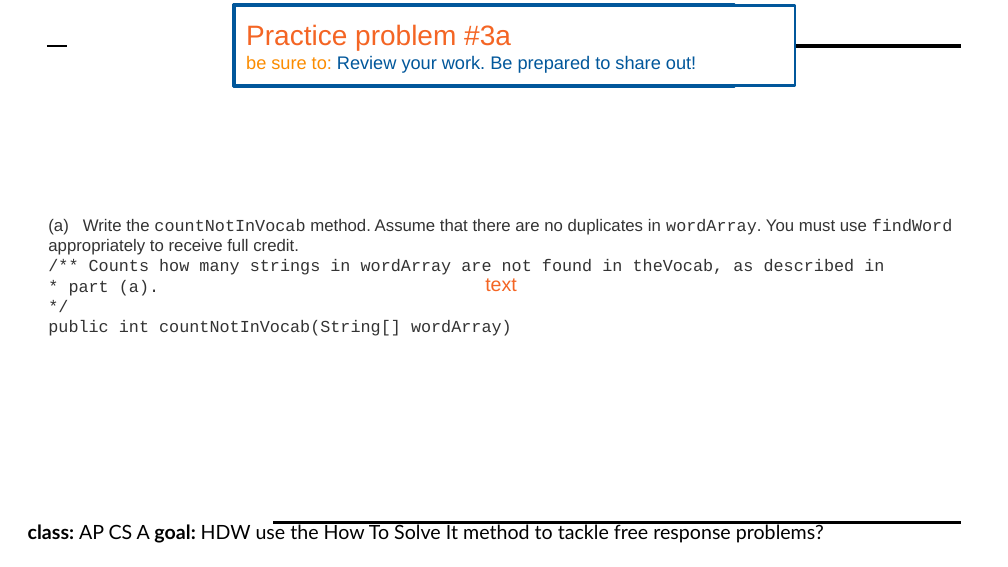
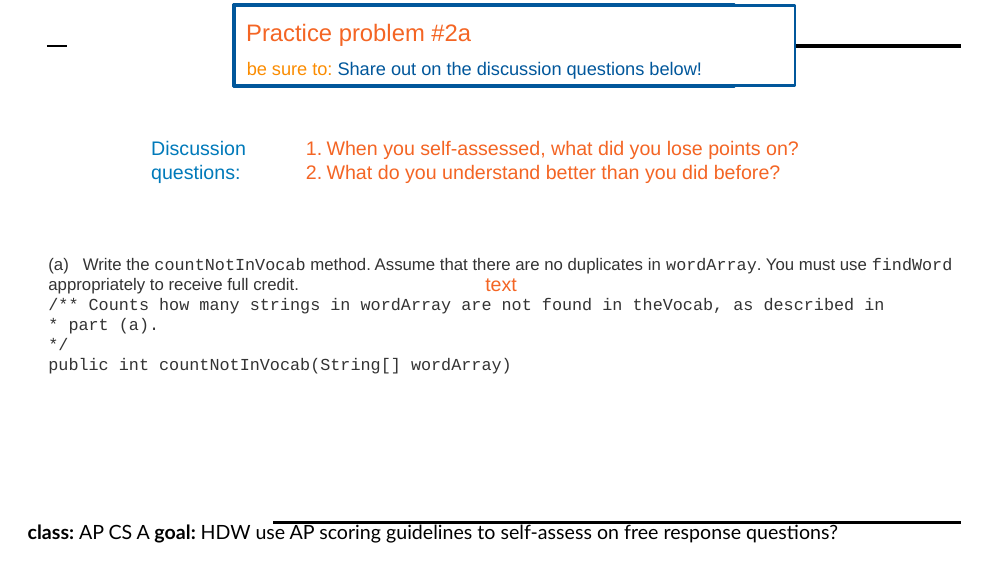
Before and after one commit to cobrien87/work, a slide deck: slide 8 of old/apcsa_3_2.pptx (slide 7 before the commit). Drawn at 1008x567 pixels with LibreOffice and Linux fonts; fonts in the diff are those of the drawing; background and template pictures are left out. Boxes give left, top, right and bottom in pixels: in the first picture for what was removed or moved away, otherwise in the second. Text is boxed around its words. In the diff, an @@ line names an element or a change of style, - is before the commit and + after.

```diff
--- a/old/apcsa_3_2.pptx
+++ b/old/apcsa_3_2.pptx
@@ text at <box>246,23,471,46</box>: text changed; size 13 to 17 pt; text colour #01579B to #F46524 @@
-Practice problem #3a
-be sure to: Review your work. Be prepared to share out!
+Practice problem #2a
@@ text added at <box>247,61,702,79</box>, 13 pt, text #01579B @@
+be sure to: Share out on the discussion questions below!
@@ text added at <box>151,140,246,183</box>, 14 pt, text #007ABA @@
+Discussion
+questions:
@@ text added at <box>327,140,799,183</box>, 14 pt, text #F46524 @@
+1. When you self-assessed, what did you lose points on?
+2. What do you understand better than you did before?
@@ text "(a) Write the countNotInVocab method. ...": place and size @@
-text "(a) Write the countNotInVocab method. ..." at <box>48,219,953,336</box>
+text "(a) Write the countNotInVocab method. ..." at <box>48,258,953,374</box>
@@ text at <box>28,523,838,543</box>: text changed @@
-class: AP CS A goal: HDW use the How To Solve It method to tackle free response problems?
+class: AP CS A goal: HDW use AP scoring guidelines to self-assess on free response questions?
```
Also in this commit, not shown: 4 other slides changed, 4 slides added, 3 slides removed, 15 other files.
